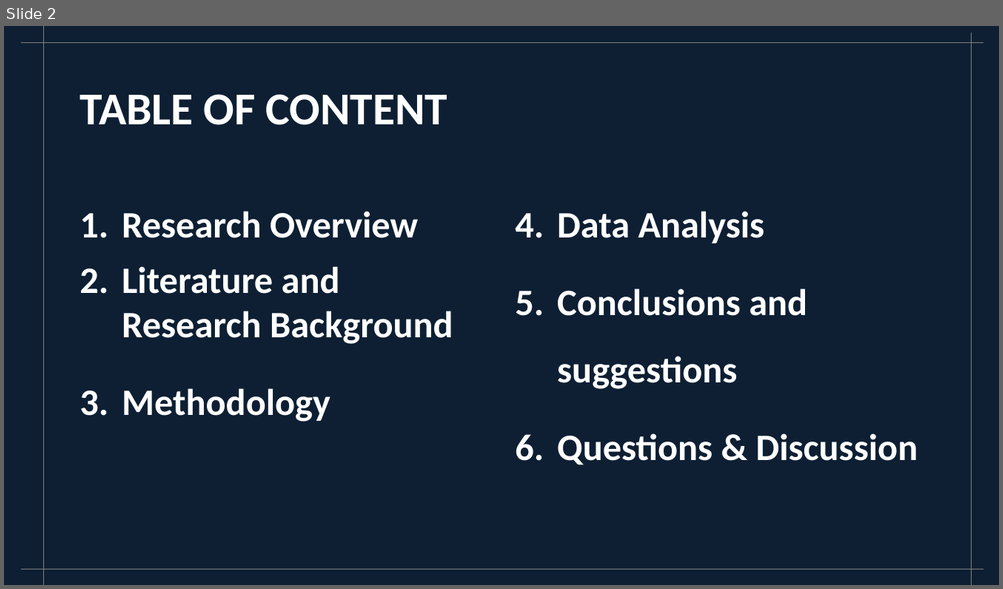
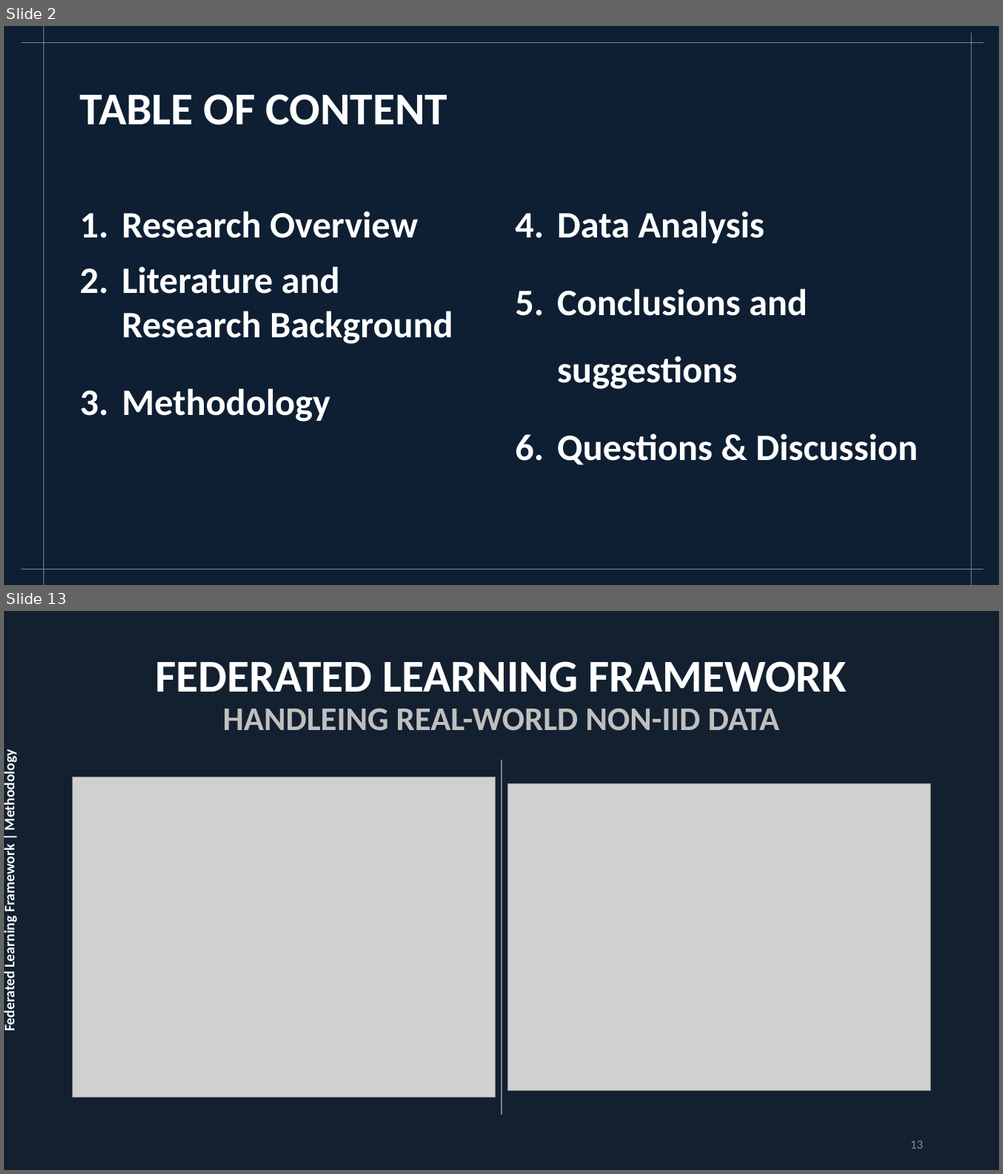
Before and after one commit to ghasemizade/research-gate, a slide deck: proposal-present-slides.pptx. Shown one above the other, each under a label of ours: slide 2 before the commit, slides 2 and 13 after it; the slides between them are not shown. The pictures are 1003x589 and 1003x1174 pixels, drawn with LibreOffice and Linux fonts; fonts in the diff are those of the drawing; grey boxes stand for pictures. Boxes give left, top, right and bottom in pixels: in the first picture for what was removed or moved away, otherwise in the second. Text is boxed around its words. In the diff, an @@ line names an element or a change of style, - is before the commit and + after.

```diff
--- a/proposal-present-slides.pptx
+++ b/proposal-present-slides.pptx
@@ slide 13 added at bbox=[4, 611, 999, 1170], background #FFFFFF @@
@@ rectangle added at bbox=[4, 611, 999, 1170], fill #132030 @@
@@ title added at bbox=[155, 661, 846, 731], 32 pt, text #BFBFBF, bold @@
+FEDERATED LEARNING FRAMEWORK
+HANDLEING REAL-WORLD NON-IID DATA
@@ text added at bbox=[4, 758, 18, 1031], 14 pt, text #FFFFFF, bold @@
+Federated Learning Framework | Methodology
@@ line added from (502, 760) to (502, 1116), #808080 1.5 pt @@
@@ picture added at bbox=[73, 777, 495, 1098] @@
@@ picture added at bbox=[508, 784, 930, 1091] @@
@@ page number added at bbox=[910, 1141, 922, 1149], 12 pt, text #8C8C8C @@
+13
```
Also in this commit, not shown: 7 slides changed, 4 other slides added, 1 other file.
